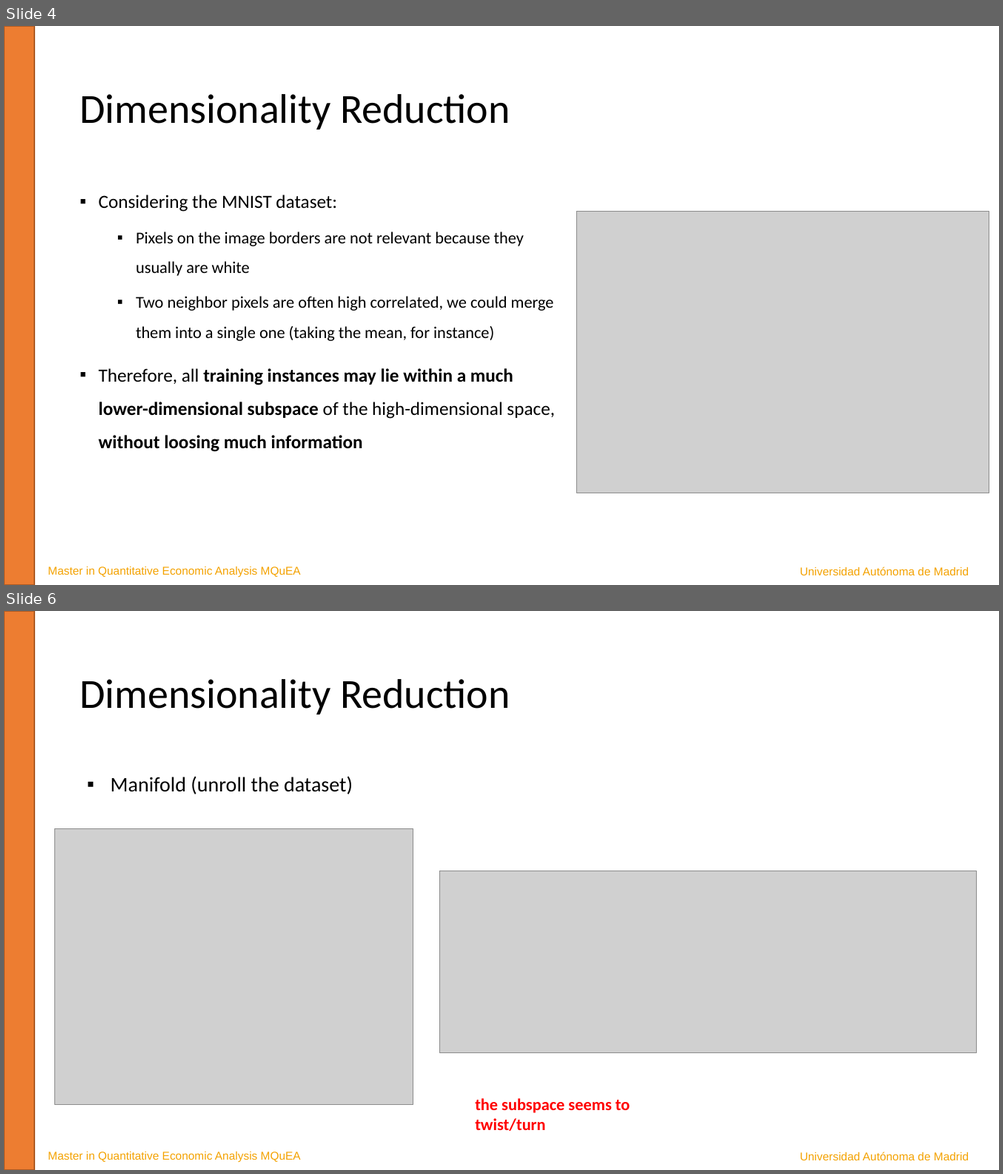
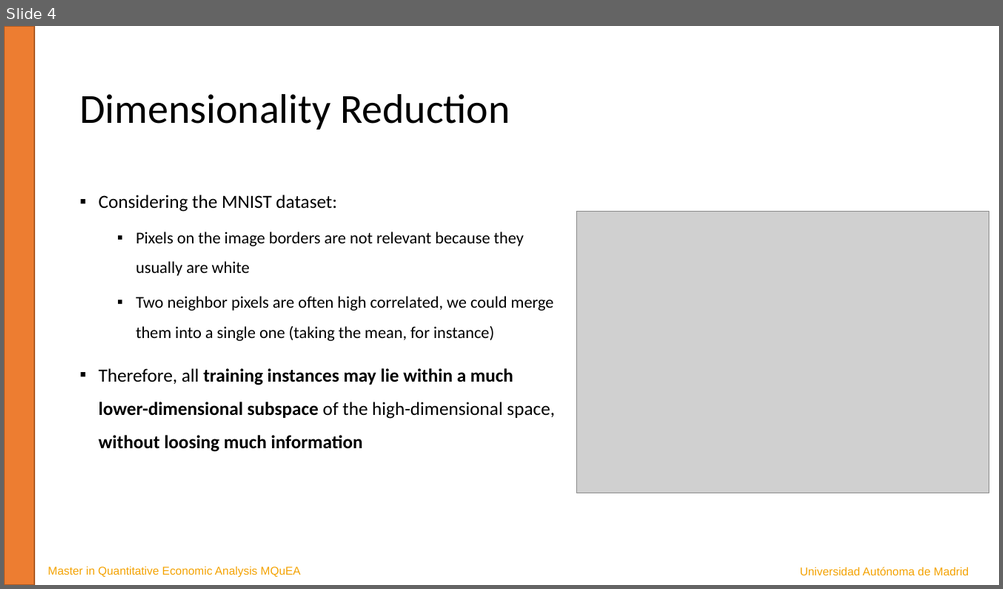
Before and after one commit to JavierBas/IMLEF-MQuEA, a slide deck: Course content/Slides/Topic 7 - Dimensionality reduction.pptx. Shown one above the other, each under a label of ours: slides 4 and 6 before the commit, slide 4 after it; the slides between them are not shown. The pictures are 1003x1174 and 1003x589 pixels, drawn with LibreOffice and Linux fonts; fonts in the diff are those of the drawing; grey boxes stand for pictures. Boxes give left, top, right and bottom in pixels: in the first picture for what was removed or moved away, otherwise in the second. Text is boxed around its words. In the diff, an @@ line names an element or a change of style, - is before the commit and + after.

```diff
--- a/Course content/Slides/Topic 7 - Dimensionality reduction.pptx
+++ b/Course content/Slides/Topic 7 - Dimensionality reduction.pptx
@@ slide 6 removed at bbox=[4, 611, 999, 1170], background #FFFFFF @@
@@ rectangle removed at bbox=[4, 611, 34, 1170] @@
@@ title removed at bbox=[79, 679, 510, 715] @@
-Dimensionality Reduction
@@ text removed at bbox=[111, 776, 353, 795] @@
-▪ Manifold (unroll the dataset)
@@ picture removed at bbox=[55, 829, 413, 1105] @@
@@ picture removed at bbox=[440, 871, 977, 1054] @@
@@ text removed at bbox=[475, 1099, 630, 1131] @@
-the subspace seems to twist/turn
@@ text removed at bbox=[48, 1152, 301, 1162] @@
-Master in Quantitative Economic Analysis MQuEA
@@ text removed at bbox=[800, 1152, 968, 1161] @@
-Universidad Autónoma de Madrid
```
Also in this commit, not shown: 6 slides changed, 1 slide added, 1 other slide removed, 6 other files.
